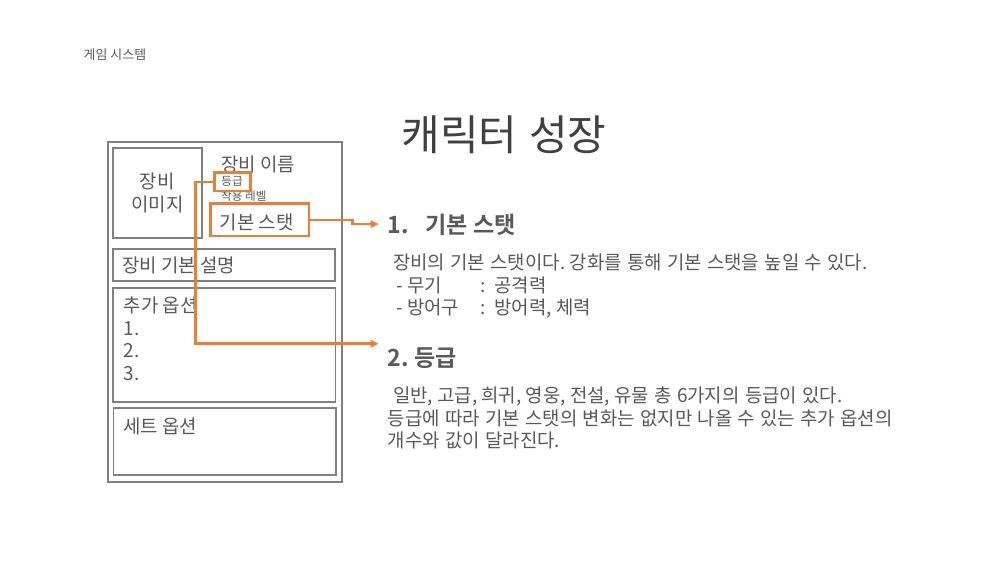
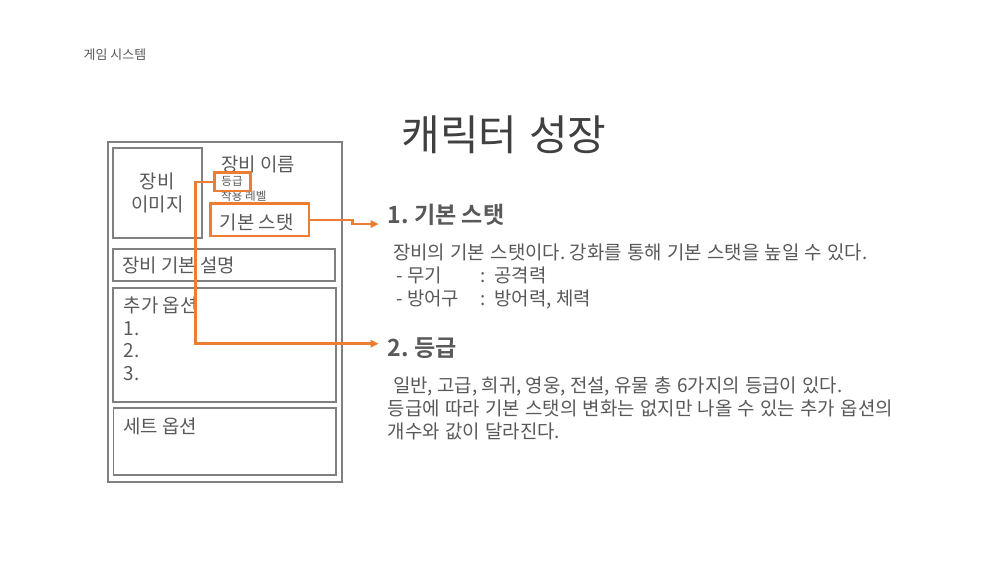
Before and after one commit to KJGoody/Daemonis, a slide deck: slide 11 of Deamonis(데모니스) 기획서/Daemonis PPT.pptx. Drawn at 1008x567 pixels with LibreOffice and Linux fonts; fonts in the diff are those of the drawing; background and template pictures are left out. Boxes give left, top, right and bottom in pixels: in the first picture for what was removed or moved away, otherwise in the second. Text is boxed around its words. In the diff, an @@ line names an element or a change of style, - is before the commit and + after.

```diff
--- a/Deamonis(데모니스) 기획서/Daemonis PPT.pptx
+++ b/Deamonis(데모니스) 기획서/Daemonis PPT.pptx
@@ text "1. 기본 스탯": place and size @@
-text "1. 기본 스탯" at bbox=[388, 213, 893, 449]
+text "1. 기본 스탯" at bbox=[388, 203, 893, 440]
@@ text at bbox=[388, 203, 504, 225]: text changed @@
-1. 기본 스탯
+1. 기본 스탯
```
Also in this commit, not shown: 3 other slides changed, 4 slides added.
